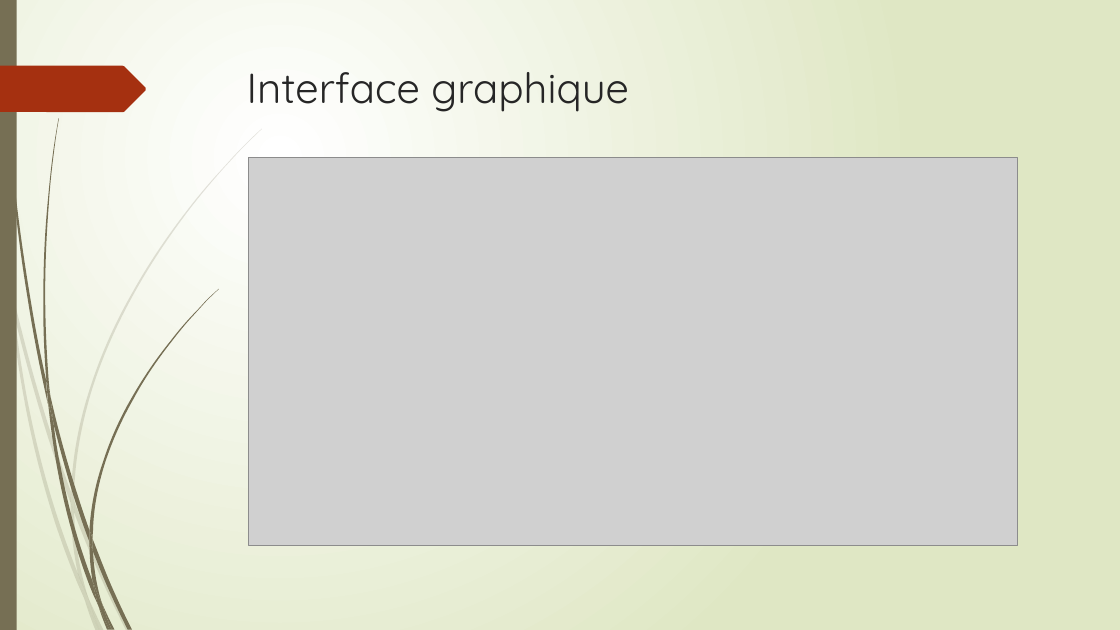
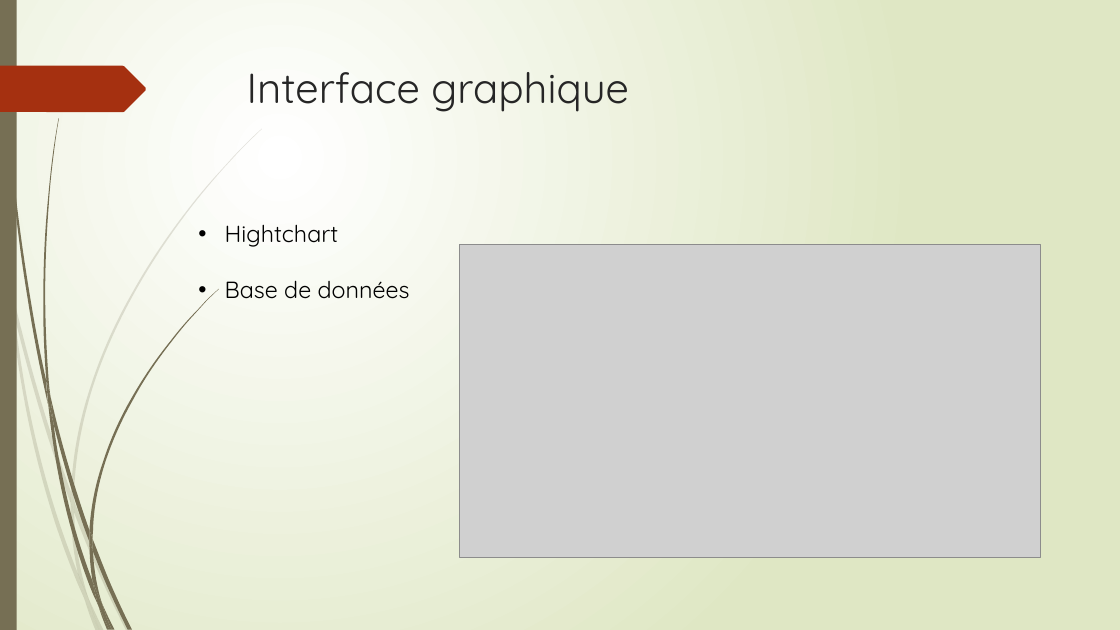
Before and after one commit to alexgwadou/projetB13, a slide deck: slide 8 of Projet Internet des Objets.pptx. Drawn at 1120x630 pixels with LibreOffice and Linux fonts; fonts in the diff are those of the drawing; grey boxes stand for pictures. Boxes give left, top, right and bottom in pixels: in the first picture for what was removed or moved away, otherwise in the second. Text is boxed around its words. In the diff, an @@ line names an element or a change of style, - is before the commit and + after.

```diff
--- a/Projet Internet des Objets.pptx
+++ b/Projet Internet des Objets.pptx
@@ text added at (225,225,410,299), 20 pt, text #000000 @@
+• Hightchart
+• Base de données
@@ picture: place and size @@
-picture at (249,157,1017,545)
+picture at (460,245,1040,557)
```
Also in this commit, not shown: 1 other slide changed, 1 other file.
